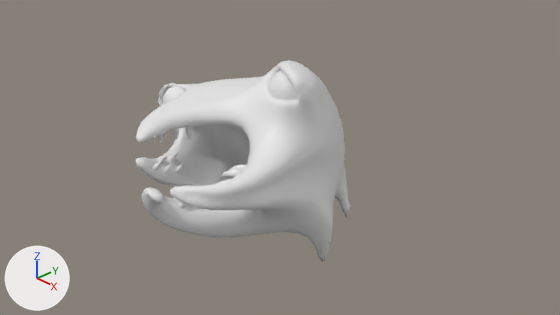
The Blender file blender_unfinished/assets/Enemy.blend: old version first, new version second.
One viewpoint serves both versions: the file's camera 'Camera'. The axes (+X, +Y, +Z) are drawn at lower left. The lights are the same throughout.

The scene before the commit, as lines of its bpy script (objects in view):
```python
me_sphere_001 = bpy.data.meshes.new('Sphere.001')
me_sphere_001.from_pydata(...)  # 5092 vertices, 10180 faces; spans x -1.52..1.31, y -2.45..1.1, z -1.66..1.63
me_sphere_001.polygons.foreach_set('use_smooth', [True] * 10180)
me_sphere_003 = bpy.data.meshes.new('Sphere.003')
me_sphere_003.from_pydata(...)  # a UV sphere (32 segments, 16 rings, poles along z) spanning x -1.0..1.0, y -1.0..1.0, z -1.0..1.0
ob_body = bpy.data.objects.new('Body', me_sphere_001)
ob_body.location = (0.0, 0.0, 0.0)
ob_eye_2_001 = bpy.data.objects.new('Eye_2.001', me_sphere_003)
ob_eye_2_001.location = (0.634, -0.397, 1.255)
ob_eye_2_001.scale = (0.297, 0.297, 0.297)
```
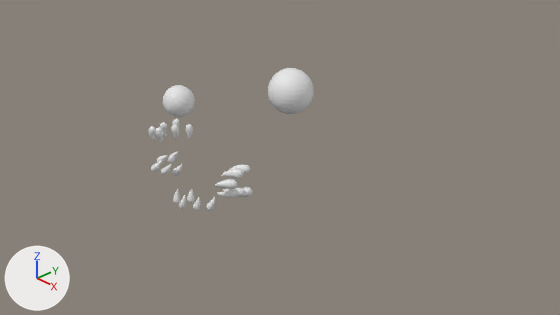
Where the newer file only moved an object's origin or applied its transform, the numbers keep the older frame.

Pixel boxes (x1, y1, x2, y2) of what changed, in the pictures (560 x 315 px):
```json
{"object": "Body", "change": "hidden", "before": [136, 60, 350, 262]}
{"object": "Eye_2.001", "change": "unchanged, uncovered by the edit", "before": [268, 70, 297, 100], "after": [268, 68, 314, 114]}
{"object": "Eye_2", "change": "unchanged, uncovered by the edit", "before": [163, 86, 185, 104], "after": [163, 85, 195, 117]}
```

Edits to the scene script, one JSON object a line:
```json
{"op": "add", "block": "ob_body", "code": "ob_body.hide_set(True)"}
```
